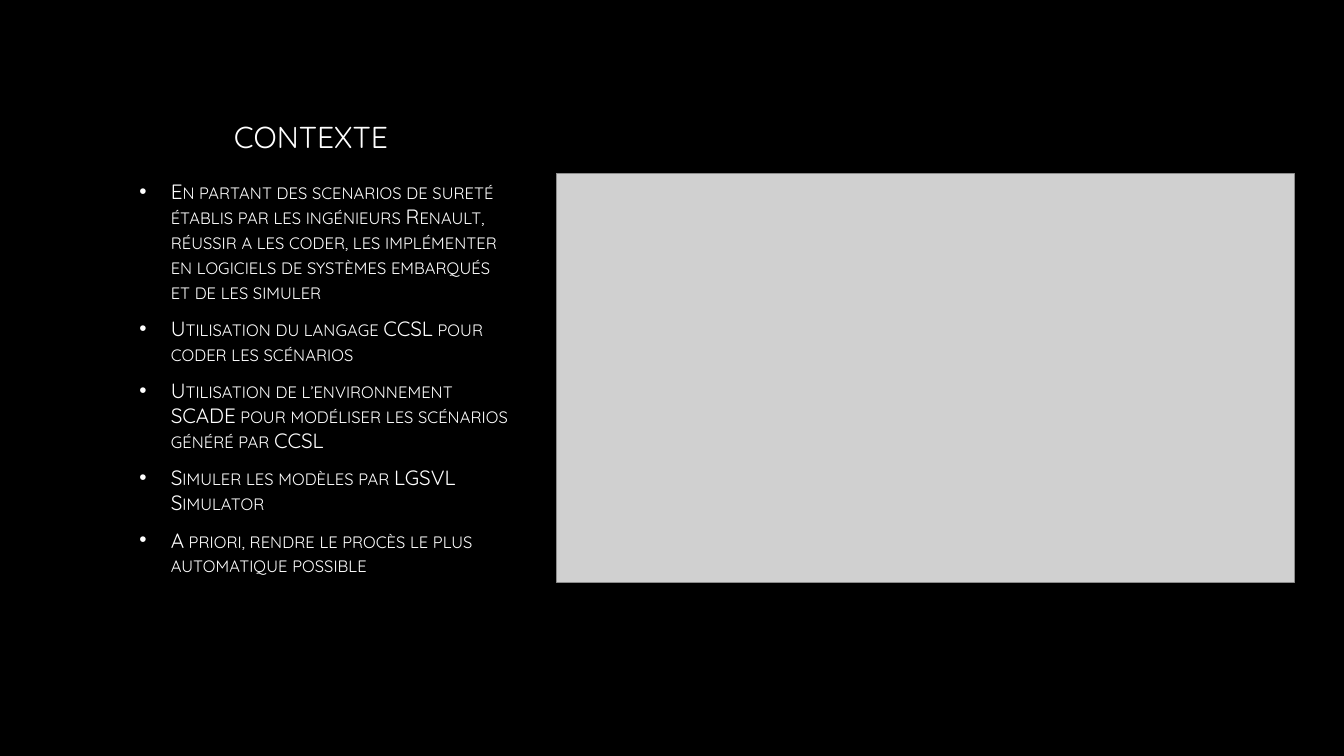
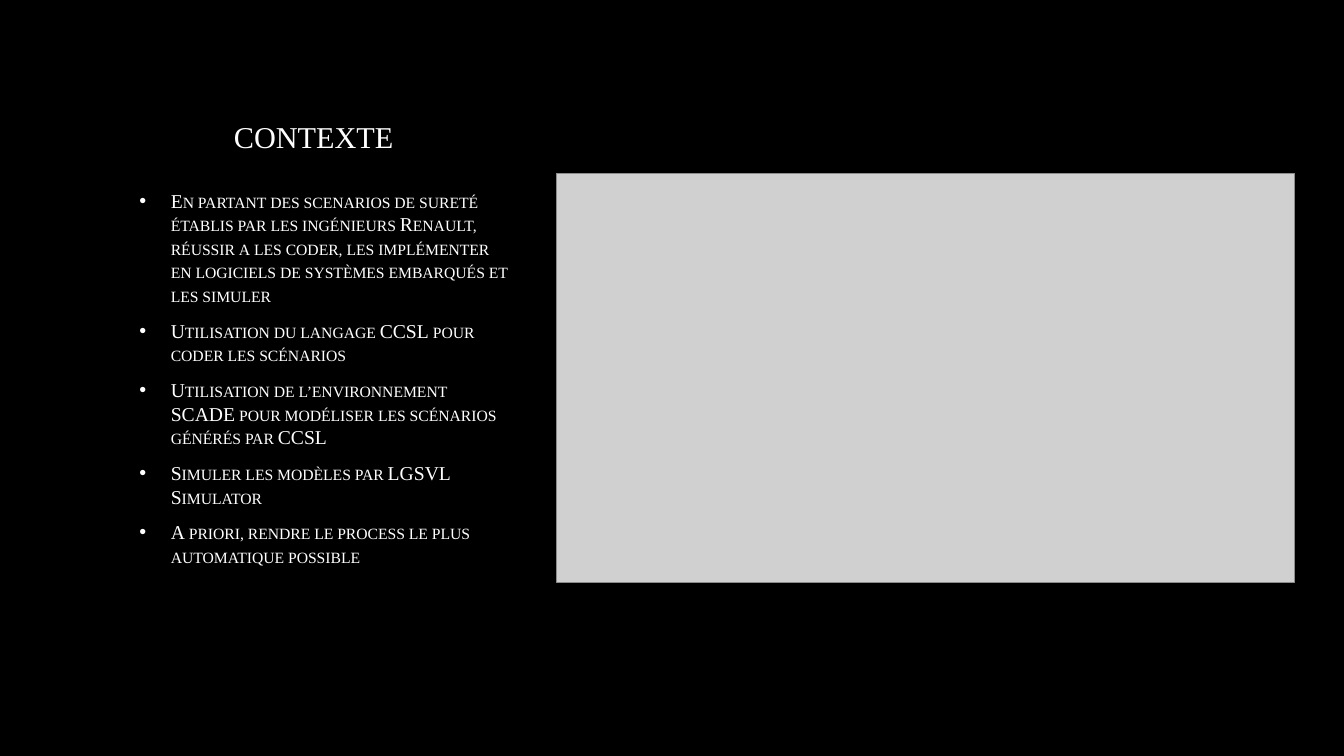
Before and after one commit to Viince06/TER_Safety_ADAVEC, a slide deck: slide 2 of TERS2 Suivi.pptx. Drawn at 1344x756 pixels with LibreOffice and Linux fonts; fonts in the diff are those of the drawing; grey boxes stand for pictures; background and template pictures are left out. Boxes give left, top, right and bottom in pixels: in the first picture for what was removed or moved away, otherwise in the second. Text is boxed around its words. In the diff, an @@ line names an element or a change of style, - is before the commit and + after.

```diff
--- a/TERS2 Suivi.pptx
+++ b/TERS2 Suivi.pptx
@@ title "CONTEXTE" at [234, 128, 393, 149]: font Quicksand to Times New Roman @@
@@ text at [171, 195, 508, 302]: text changed; size 14.8 to 14 pt; font Quicksand to Times New Roman @@
-• En partant des scenarios de sureté établis par les ingénieurs Renault, réussir a les coder, les implémenter en logiciels de systèmes embarqués et de les simuler
+• En partant des scenarios de sureté établis par les ingénieurs Renault, réussir a les coder, les implémenter en logiciels de systèmes embarqués et les simuler
@@ text at [171, 325, 475, 481]: size 14.8 to 14 pt, font Quicksand to Times New Roman in "Utilisation du langage CCSL pour coder les ...", "Simuler les modèles par LGSVL Simulator" @@
@@ text at [171, 386, 497, 445]: text changed; size 14.8 to 14 pt; font Quicksand to Times New Roman @@
-• Utilisation de l’environnement SCADE pour modéliser les scénarios généré par CCSL
+• Utilisation de l’environnement SCADE pour modéliser les scénarios générés par CCSL
@@ text at [171, 526, 470, 566]: text changed; size 14.8 to 14 pt; font Quicksand to Times New Roman @@
-• A priori, rendre le procès le plus automatique possible
+• A priori, rendre le process le plus automatique possible
```
Also in this commit, not shown: 2 other slides changed.
